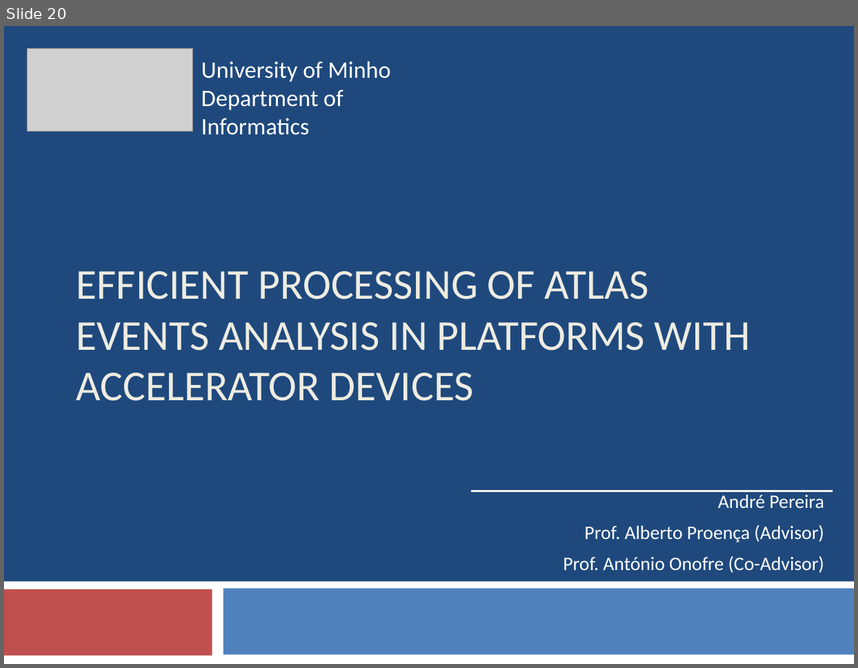
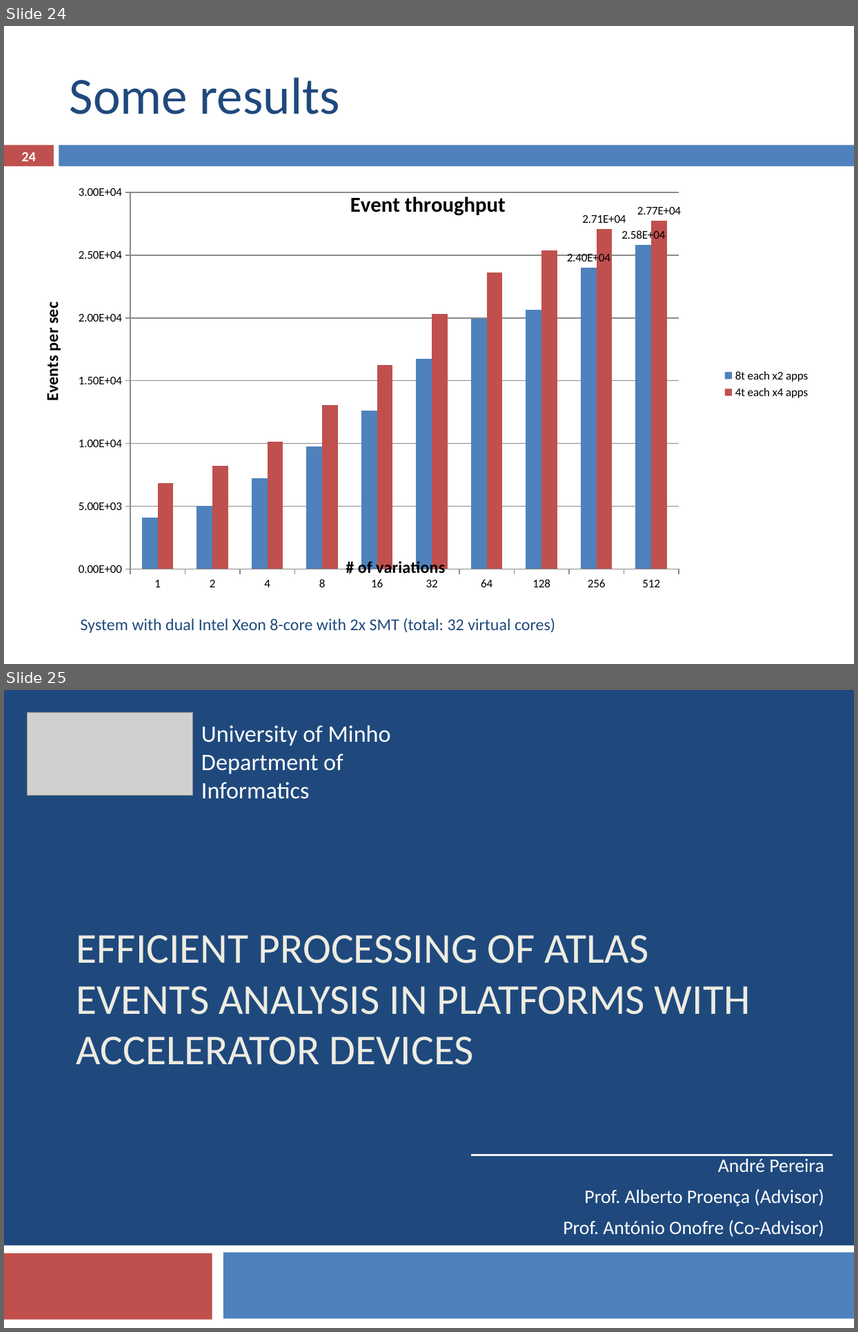
Before and after one commit to ampereira/mscthesis-liptool, a slide deck: doc/partial presentation/partial_presentation.pptx. Shown one above the other, each under a label of ours: slide 20 before the commit, slides 24 and 25 after it. The pictures are 858x668 and 858x1332 pixels, drawn with LibreOffice and Linux fonts; fonts in the diff are those of the drawing; grey boxes stand for pictures. Boxes give left, top, right and bottom in pixels: in the first picture for what was removed or moved away, otherwise in the second. Text is boxed around its words. In the diff, an @@ line names an element or a change of style, - is before the commit and + after.

```diff
--- a/doc/partial presentation/partial_presentation.pptx
+++ b/doc/partial presentation/partial_presentation.pptx
@@ slide 24 added at [4,26,854,664], background #FFFFFF @@
@@ title added at [70,77,339,114], 44 pt, text #1F497D @@
+Some results
@@ rectangle added at [4,145,53,166], fill #C0504D @@
@@ rectangle added at [59,145,854,166], fill #4F81BD @@
@@ page number added at [22,152,36,161], 11.9 pt, text #FFFFFF, bold @@
+24
@@ column chart added at [37,175,819,593] @@
+title "Event throughput"
+categories: 1.0, 2.0, 4.0, 8.0, 16.0, 32.0, 64.0, 128.0, 256.0, 512.0
+8t each x2 apps: 4117.246967, 5014.858621, 7208.007824, 9762.021465, 12596.83422, 16750.839537, 19935.038333, 20645.141216, 23985.201847, 25827.623528
+4t each x4 apps: 6831.707935, 8234.114331, 10127.021374, 13072.715914, 16269.968357, 20327.091224, 23633.226064, 25386.469475, 27068.898716, 27747.382613
@@ text added at [81,617,555,633], 14 pt, text #1F497D @@
+System with dual Intel Xeon 8-core with 2x SMT (total: 32 virtual cores)
@@ what was slide 20 is now slide 25 @@
```
Also in this commit, not shown: 1 slide changed, 4 other slides added, 3 other files.
